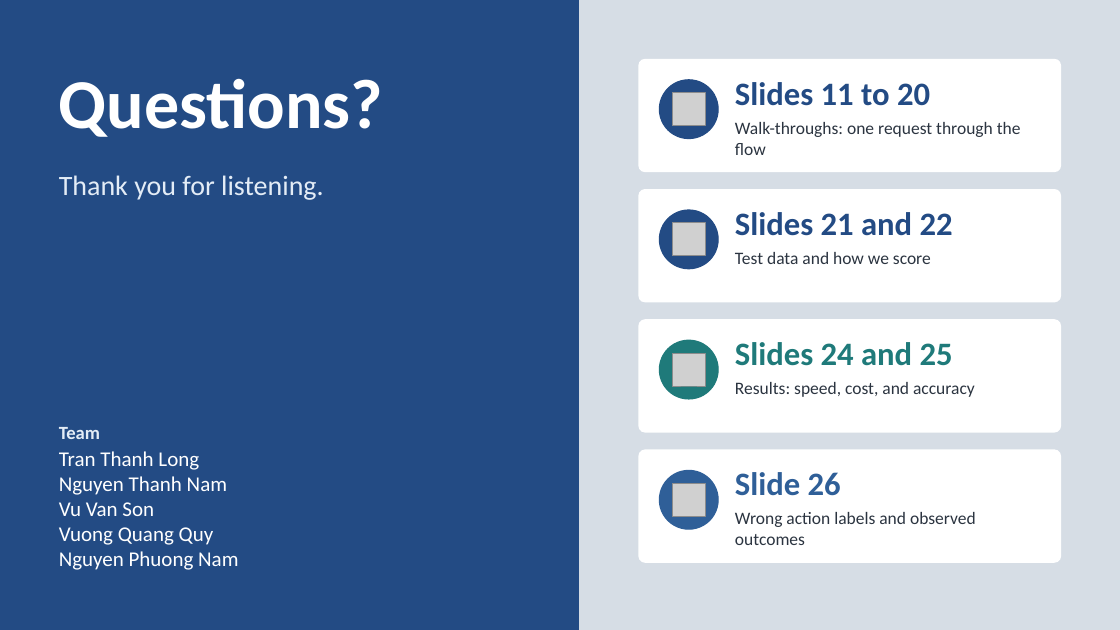
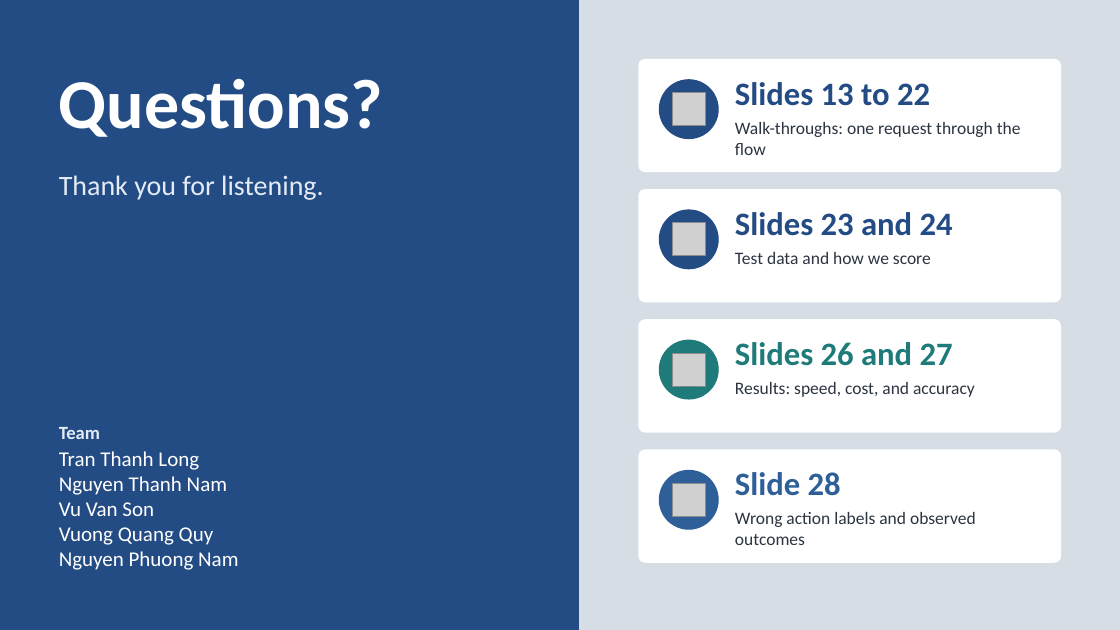
Before and after one commit to neilonthesky/english-presentation, a slide deck: slide 31 of slides/deck.pptx (slide 29 before the commit). Drawn at 1120x630 pixels with LibreOffice and Linux fonts; fonts in the diff are those of the drawing; grey boxes stand for pictures. Boxes give left, top, right and bottom in pixels: in the first picture for what was removed or moved away, otherwise in the second. Text is boxed around its words. In the diff, an @@ line names an element or a change of style, - is before the commit and + after.

```diff
--- a/slides/deck.pptx
+++ b/slides/deck.pptx
@@ text at bbox=[735, 82, 930, 106]: text changed @@
-Slides 11 to 20
+Slides 13 to 22
@@ text at bbox=[735, 212, 953, 236]: text changed @@
-Slides 21 and 22
+Slides 23 and 24
@@ text at bbox=[735, 342, 953, 366]: text changed @@
-Slides 24 and 25
+Slides 26 and 27
@@ text at bbox=[735, 472, 841, 496]: text changed @@
-Slide 26
+Slide 28
```
Also in this commit, not shown: 5 other slides changed, 2 slides added, 12 other files.
